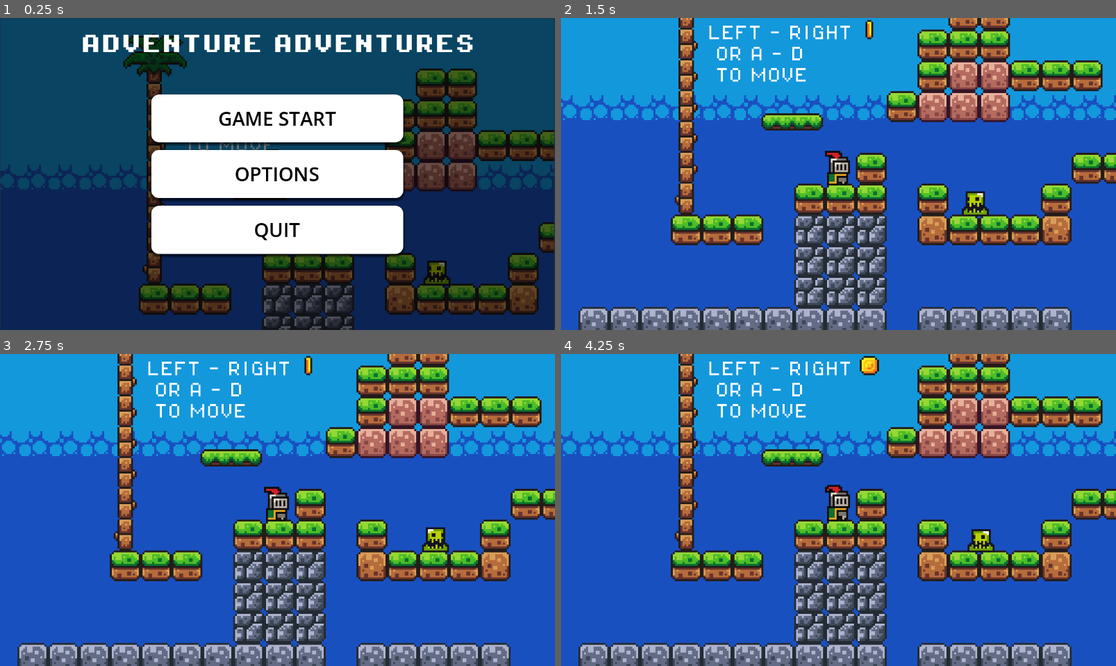
Above: before the commit, frames 1-4 (two rows, left to right).
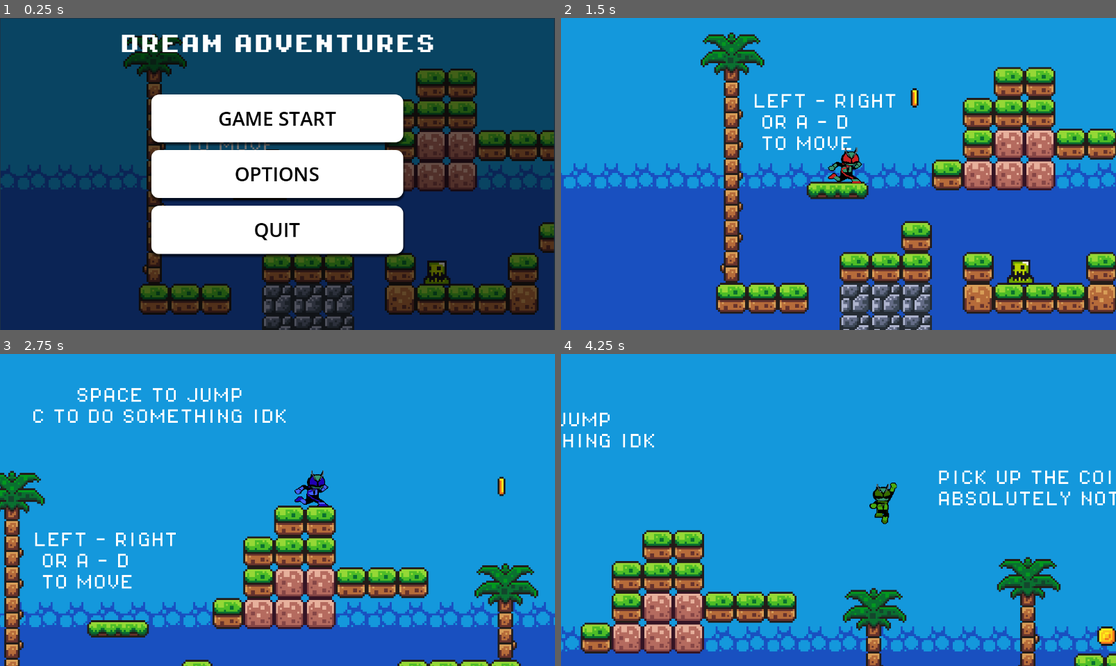
Above: after the commit, the same moments.

Repository: huynht67/Godot-platform-game-practice
Game: Godot game, scene res://scenes/main_menu.tscn
Two runs of this game, one before a commit and one after it. Both use one fixed random seed, a clock stepped at 60 frames per second and the inputs below. Sound files missing from this copy of the repository are replaced by a short silence.
Inputs:
- Up to frame 1 (0.25 s): no input
- Up to frame 2 (1.5 s): click "GAME START" at 0.5 s; hold Right (move_right) from 1.28 s (still down); hold C (attack) from 1.28 s (still down)
- Up to frame 3 (2.75 s): keep holding Right (move_right); tap Space (jump) at 1.52, 2.27 s; release C (attack) at 2.03 s; tap Q (form_change) at 2.1 s
- Up to frame 4 (4.25 s): release Right (move_right) at 2.78 s; hold Left (move_left) 2.78-3.53 s; hold C (attack) 2.78-3.53 s; hold Right (move_right) from 3.53 s (still down); tap Q (form_change) at 3.6 s; tap Space (jump) at 3.77 s

The runs differ from the first frame. In frame 1, 2.1% of the frame differs, in the area x 14-86%, y 5-11%; in frame 2, 59%; in frame 3, 73%; in frame 4, 77%, in the area x 0-100%, y 0-100%.
Error before the commit: Invalid access to property or key 'animation_finished' on a base object of type 'null instance'. (res://scripts/player.gd:58)

Commit message:
Added main menu and pause menu

Diff:
--- a/pause/pause.gd
+++ b/pause/pause.gd
@@ -1,8 +1,17 @@
 extends Control
 
+@onready var resume_btn: Button = $PanelContainer/VBoxContainer/Resume
+
+@onready var restart_btn: Button = $PanelContainer/VBoxContainer/Restart
+
+@onready var quit_btn: Button = $PanelContainer/VBoxContainer/Quit
 func _ready():
 	#$AnimationPlayer.play("RESET")
+	process_mode = Node.PROCESS_MODE_ALWAYS
 	hide()
+	resume_btn.pressed.connect(_on_resume_pressed)
+	restart_btn.pressed.connect(_on_restart_pressed)
+	quit_btn.pressed.connect(_on_quit_pressed)
 
 func resume():
 	get_tree().paused = false
@@ -26,11 +35,12 @@
 
 
 func _on_restart_pressed() -> void:
-	resume()
+	get_tree().paused = false
 	get_tree().reload_current_scene()
 
 
 func _on_quit_pressed() -> void:
+	get_tree().paused = false
 	get_tree().quit()
 
 func _process(delta):
--- a/pause/pause.tscn
+++ b/pause/pause.tscn
@@ -1,7 +1,9 @@
-[gd_scene load_steps=10 format=3 uid="uid://bm84efinymopm"]
+[gd_scene load_steps=12 format=3 uid="uid://bm84efinymopm"]
 
 [ext_resource type="Script" uid="uid://tm6ac88plk16" path="res://pause/pause.gd" id="1_w5bci"]
 [ext_resource type="Shader" uid="uid://bkwjqjyyh10ox" path="res://pause/pause.gdshader" id="2_jlsut"]
+[ext_resource type="FontFile" uid="uid://dj0giqk7mfwmq" path="res://assets/fonts/PixelOperator8-Bold.ttf" id="3_qhaht"]
+[ext_resource type="FontFile" uid="uid://crft7xjpq21ha" path="res://assets/fonts/PixelOperator8.ttf" id="4_m0fkg"]
 
 [sub_resource type="ShaderMaterial" id="ShaderMaterial_n74i5"]
 shader = ExtResource("2_jlsut")
@@ -18,7 +20,7 @@
 tracks/0/type = "value"
 tracks/0/imported = false
 tracks/0/enabled = true
-tracks/0/path = NodePath("ColorRect:material:shader_parameter/lod")
+tracks/0/path = NodePath("UI/ColorRect:material:shader_parameter/lod")
 tracks/0/interp = 1
 tracks/0/loop_wrap = true
 tracks/0/keys = {
@@ -34,7 +36,7 @@
 tracks/0/type = "value"
 tracks/0/imported = false
 tracks/0/enabled = true
-tracks/0/path = NodePath("ColorRect:material:shader_parameter/lod")
+tracks/0/path = NodePath("UI/ColorRect:material:shader_parameter/lod")
 tracks/0/interp = 1
 tracks/0/loop_wrap = true
 tracks/0/keys = {
@@ -50,7 +52,10 @@
 &"blur": SubResource("Animation_ftery")
 }
 
-[node name="Pause" type="Control"]
+[node name="Pause" type="CanvasLayer"]
+process_mode = 3
+
+[node name="UI" type="Control" parent="."]
 process_mode = 3
 layout_mode = 3
 anchors_preset = 15
@@ -60,7 +65,7 @@
 grow_vertical = 2
 script = ExtResource("1_w5bci")
 
-[node name="ColorRect" type="ColorRect" parent="."]
+[node name="ColorRect" type="ColorRect" parent="UI"]
 material = SubResource("ShaderMaterial_n74i5")
 layout_mode = 1
 anchors_preset = 15
@@ -69,39 +74,42 @@
 grow_horizontal = 2
 grow_vertical = 2
 
-[node name="PanelContainer" type="PanelContainer" parent="."]
+[node name="PanelContainer" type="PanelContainer" parent="UI"]
 layout_mode = 1
-anchors_preset = 8
-anchor_left = 0.5
-anchor_top = 0.5
-anchor_right = 0.5
-anchor_bottom = 0.5
-offset_left = -136.0
-offset_top = -226.5
-offset_right = 96.0
-offset_bottom = 175.0
+anchors_preset = -1
+anchor_left = 0.48800004
+anchor_top = 0.455
+anchor_right = 0.559
+anchor_bottom = 0.557
+offset_left = -187.17603
+offset_top = -249.84
+offset_right = 187.82397
+offset_bottom = 250.16
 grow_horizontal = 2
 grow_vertical = 2
 
-[node name="Label" type="Label" parent="PanelContainer"]
+[node name="Label" type="Label" parent="UI/PanelContainer"]
 layout_mode = 2
 size_flags_horizontal = 4
 size_flags_vertical = 0
 theme_override_colors/font_shadow_color = Color(1, 1, 1, 0)
+theme_override_fonts/font = ExtResource("3_qhaht")
 theme_override_font_sizes/font_size = 60
 theme_override_styles/normal = SubResource("StyleBoxEmpty_w5bci")
-text = "PAUSED"
+text = "
+PAUSED"
 horizontal_alignment = 1
 
-[node name="VBoxContainer" type="VBoxContainer" parent="PanelContainer"]
+[node name="VBoxContainer" type="VBoxContainer" parent="UI/PanelContainer"]
 layout_mode = 2
 size_flags_vertical = 4
 theme_override_constants/separation = 44
 
-[node name="Resume" type="Button" parent="PanelContainer/VBoxContainer"]
+[node name="Resume" type="Button" parent="UI/PanelContainer/VBoxContainer"]
 process_mode = 3
 layout_mode = 2
 theme_override_colors/font_color = Color(0.48178947, 0.48178947, 0.48178947, 1)
+theme_override_fonts/font = ExtResource("4_m0fkg")
 theme_override_font_sizes/font_size = 30
 theme_override_styles/normal = SubResource("StyleBoxEmpty_tomjn")
 theme_override_styles/hover = SubResource("StyleBoxEmpty_ftery")
@@ -109,10 +117,11 @@
 autowrap_trim_flags = 0
 icon_alignment = 1
 
-[node name="Restart" type="Button" parent="PanelContainer/VBoxContainer"]
+[node name="Restart" type="Button" parent="UI/PanelContainer/VBoxContainer"]
 process_mode = 3
 layout_mode = 2
 theme_override_colors/font_color = Color(0.48178947, 0.48178947, 0.48178947, 1)
+theme_override_fonts/font = ExtResource("4_m0fkg")
 theme_override_font_sizes/font_size = 30
 theme_override_styles/normal = SubResource("StyleBoxEmpty_tomjn")
 theme_override_styles/hover = SubResource("StyleBoxEmpty_ftery")
@@ -120,10 +129,11 @@
 autowrap_trim_flags = 0
 icon_alignment = 1
 
-[node name="Quit" type="Button" parent="PanelContainer/VBoxContainer"]
+[node name="Quit" type="Button" parent="UI/PanelContainer/VBoxContainer"]
 process_mode = 3
 layout_mode = 2
 theme_override_colors/font_color = Color(0.48178947, 0.48178947, 0.48178947, 1)
+theme_override_fonts/font = ExtResource("4_m0fkg")
 theme_override_font_sizes/font_size = 30
 theme_override_styles/normal = SubResource("StyleBoxEmpty_tomjn")
 theme_override_styles/hover = SubResource("StyleBoxEmpty_ftery")
@@ -131,11 +141,12 @@
 autowrap_trim_flags = 0
 icon_alignment = 1
 
-[node name="AnimationPlayer" type="AnimationPlayer" parent="."]
+[node name="AnimationPlayer" type="AnimationPlayer" parent="UI"]
+root_node = NodePath("../..")
 libraries = {
 &"": SubResource("AnimationLibrary_mwgvy")
 }
 
-[connection signal="pressed" from="PanelContainer/VBoxContainer/Resume" to="." method="_on_resume_pressed"]
-[connection signal="pressed" from="PanelContainer/VBoxContainer/Restart" to="." method="_on_restart_pressed"]
-[connection signal="pressed" from="PanelContainer/VBoxContainer/Quit" to="." method="_on_quit_pressed"]
+[connection signal="pressed" from="UI/PanelContainer/VBoxContainer/Resume" to="." method="_on_resume_pressed"]
+[connection signal="pressed" from="UI/PanelContainer/VBoxContainer/Restart" to="." method="_on_restart_pressed"]
+[connection signal="pressed" from="UI/PanelContainer/VBoxContainer/Quit" to="." method="_on_quit_pressed"]
--- a/scenes/pause2.tscn
+++ b/scenes/game_new.tscn
@@ -1,18 +1,18 @@
 [gd_scene load_steps=17 format=3 uid="uid://dpacx3tpoog0j"]
 
-[ext_resource type="Script" uid="uid://d1beq52whxn1v" path="res://scripts/game_manager.gd" id="1_5q8mi"]
-[ext_resource type="FontFile" uid="uid://dj0giqk7mfwmq" path="res://assets/fonts/PixelOperator8-Bold.ttf" id="2_o7aqf"]
-[ext_resource type="Texture2D" uid="uid://ckwm7iqr41hap" path="res://assets/sprites/world_tileset.png" id="3_pva3f"]
-[ext_resource type="PackedScene" uid="uid://dhq0pa6na6p7k" path="res://scenes/killzone.tscn" id="5_2j8mv"]
-[ext_resource type="PackedScene" uid="uid://do3j8kote024j" path="res://scenes/player2.tscn" id="5_pva3f"]
-[ext_resource type="PackedScene" uid="uid://cpsebg2lxc8ax" path="res://scenes/coin.tscn" id="6_m1u4h"]
-[ext_resource type="PackedScene" uid="uid://cgqpg3bl07ghk" path="res://scenes/platform.tscn" id="7_prrg0"]
-[ext_resource type="PackedScene" uid="uid://dg4n7tp4d7q1y" path="res://scenes/slime.tscn" id="8_n1vcj"]
-[ext_resource type="FontFile" uid="uid://crft7xjpq21ha" path="res://assets/fonts/PixelOperator8.ttf" id="9_b472r"]
-[ext_resource type="Script" uid="uid://b8dv1wf1siu1a" path="res://scenes/pause2.gd" id="10_o7aqf"]
+[ext_resource type="Script" uid="uid://d1beq52whxn1v" path="res://scripts/game_manager.gd" id="1_5fyf6"]
+[ext_resource type="FontFile" uid="uid://dj0giqk7mfwmq" path="res://assets/fonts/PixelOperator8-Bold.ttf" id="2_0pqrj"]
+[ext_resource type="PackedScene" uid="uid://do3j8kote024j" path="res://scenes/player2.tscn" id="3_knk8k"]
+[ext_resource type="Texture2D" uid="uid://ckwm7iqr41hap" path="res://assets/sprites/world_tileset.png" id="4_8pm3n"]
+[ext_resource type="PackedScene" uid="uid://dhq0pa6na6p7k" path="res://scenes/killzone.tscn" id="5_2eq56"]
+[ext_resource type="PackedScene" uid="uid://cpsebg2lxc8ax" path="res://scenes/coin.tscn" id="6_yom5i"]
+[ext_resource type="PackedScene" uid="uid://cgqpg3bl07ghk" path="res://scenes/platform.tscn" id="7_goohb"]
+[ext_resource type="PackedScene" uid="uid://dg4n7tp4d7q1y" path="res://scenes/slime.tscn" id="8_e5alt"]
+[ext_resource type="FontFile" uid="uid://crft7xjpq21ha" path="res://assets/fonts/PixelOperator8.ttf" id="9_fku40"]
+[ext_resource type="PackedScene" uid="uid://bm84efinymopm" path="res://pause/pause.tscn" id="10_5fyf6"]
 
 [sub_resource type="TileSetAtlasSource" id="TileSetAtlasSource_lnu2h"]
-texture = ExtResource("3_pva3f")
+texture = ExtResource("4_8pm3n")
 0:0/0 = 0
 0:0/0/physics_layer_0/polygon_0/points = PackedVector2Array(-8, -8, 8, -8, 8, 8, -8, 8)
 1:0/0 = 0
@@ -480,79 +480,9 @@
 offset_top = 66.0
 offset_right = 1822.0
 offset_bottom = 89.0
-theme_override_fonts/font = ExtResource("9_b472r")
+theme_override_fonts/font = ExtResource("9_fku40")
 theme_override_font_sizes/font_size = 8
 text = "And it hurts,
 doesn't it?"
 
-[node name="Pause" type="CanvasLayer" parent="."]
-process_mode = 3
-visible = false
-script = ExtResource("10_o7aqf")
-
-[node name="ColorRect" type="ColorRect" parent="Pause"]
-anchors_preset = -1
-anchor_left = -0.105034724
-anchor_top = -0.086419754
-anchor_right = 0.14583333
-anchor_bottom = 0.16358025
-offset_right = 1.0
-grow_horizontal = 2
-grow_vertical = 2
-color = Color(0, 0, 0, 0.49019608)
-metadata/_edit_use_anchors_ = true
-
-[node name="RESUME" type="Button" parent="Pause/ColorRect"]
-layout_mode = 1
-anchors_preset = 8
-anchor_left = 0.5
-anchor_top = 0.5
-anchor_right = 0.5
-anchor_bottom = 0.5
-offset_left = -32.0
-offset_top = -25.0
-offset_right = 32.0
-offset_bottom = -5.0
-grow_horizontal = 2
-grow_vertical = 2
-theme_override_fonts/font = ExtResource("9_b472r")
-text = "RESUME"
-
-[node name="RESTART" type="Button" parent="Pause/ColorRect"]
-layout_mode = 1
-anchors_preset = 8
-anchor_left = 0.5
-anchor_top = 0.5
-anchor_right = 0.5
-anchor_bottom = 0.5
-offset_left = -48.0
-offset_top = 4.0
-offset_right = 48.0
-offset_bottom = 28.0
-grow_horizontal = 2
-grow_vertical = 2
-theme_override_fonts/font = ExtResource("9_b472r")
-text = "RESTART"
-
-[node name="QUIT" type="Button" parent="Pause/ColorRect"]
-layout_mode = 1
-anchors_preset = 8
-anchor_left = 0.5
-anchor_top = 0.5
-anchor_right = 0.5
-anchor_bottom = 0.5
-offset_left = -53.0
-offset_top = 36.0
-offset_right = 53.0
-offset_bottom = 60.0
-grow_horizontal = 2
-grow_vertical = 2
-theme_override_fonts/font = ExtResource("9_b472r")
-text = "QUIT"
-
-[connection signal="pressed" from="Pause/ColorRect/RESUME" to="GameManager" method="_on_resume_pressed"]
-[connection signal="pressed" from="Pause/ColorRect/RESUME" to="Pause" method="_on_resume_pressed"]
-[connection signal="pressed" from="Pause/ColorRect/RESTART" to="GameManager" method="_on_restart_pressed"]
-[connection signal="pressed" from="Pause/ColorRect/RESTART" to="Pause" method="_on_restart_pressed"]
-[connection signal="pressed" from="Pause/ColorRect/QUIT" to="GameManager" method="_on_quit_pressed"]
-[connection signal="pressed" from="Pause/ColorRect/QUIT" to="Pause" method="_on_quit_pressed"]
+[node name="Pause" parent="." instance=ExtResource("10_5fyf6")]
--- a/scenes/main_menu.gd
+++ b/scenes/main_menu.gd
@@ -13,7 +13,7 @@
 
 func _on_start_pressed() -> void:
 	print("Start pressed")
-	get_tree().change_scene_to_file("res://scenes/game.tscn")
+	get_tree().change_scene_to_file("res://scenes/game_new.tscn")
 
 
 func _on_options_pressed() -> void:
--- a/scenes/main_menu.tscn
+++ b/scenes/main_menu.tscn
@@ -127,7 +127,7 @@
 grow_vertical = 2
 theme_override_fonts/font = ExtResource("2_bqqt6")
 theme_override_font_sizes/font_size = 42
-text = "ADVENTURE ADVENTURES"
+text = "DREAM ADVENTURES"
 horizontal_alignment = 1
 vertical_alignment = 1
 
Renamed: scenes/pause2.gd -> scenes/game_new.gd
Renamed: scenes/pause2.gd.uid -> scenes/game_new.gd.uid
Not shown: 13 places in scenes/game_new.tscn that only renumber resources
